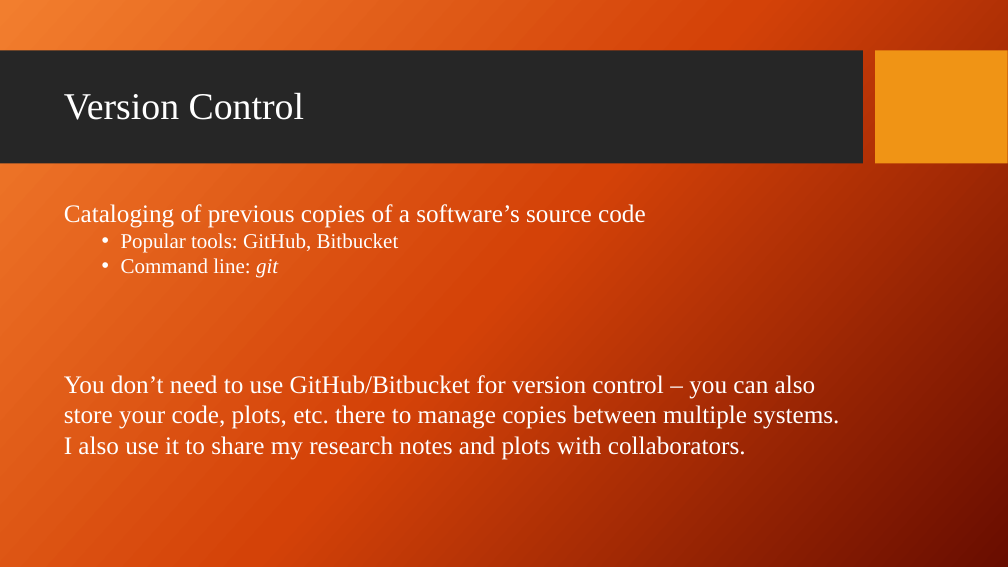
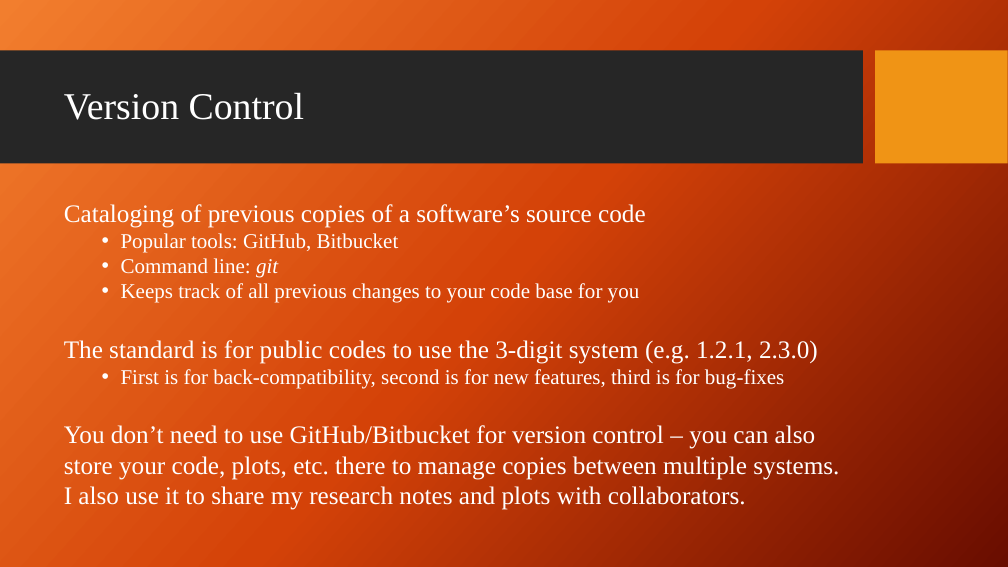
Before and after one commit to giganano/PythonBootcamp, a slide deck: slide 5 of slides/basicSE.pptx. Drawn at 1008x567 pixels with LibreOffice and Linux fonts; fonts in the diff are those of the drawing; background and template pictures are left out. Boxes give left, top, right and bottom in pixels: in the first picture for what was removed or moved away, otherwise in the second. Text is boxed around its words. In the diff, an @@ line names an element or a change of style, - is before the commit and + after.

```diff
--- a/slides/basicSE.pptx
+++ b/slides/basicSE.pptx
@@ text at [64,283,818,389]: paragraphs added @@
+  • Keeps track of all previous changes to your code base for you
+The standard is for public codes to use the 3-digit system (e.g. 1.2.1, 2.3.0)
+  • First is for back-compatibility, second is for new features, third is for bug-fixes
```
Also in this commit, not shown: 1 other file.
